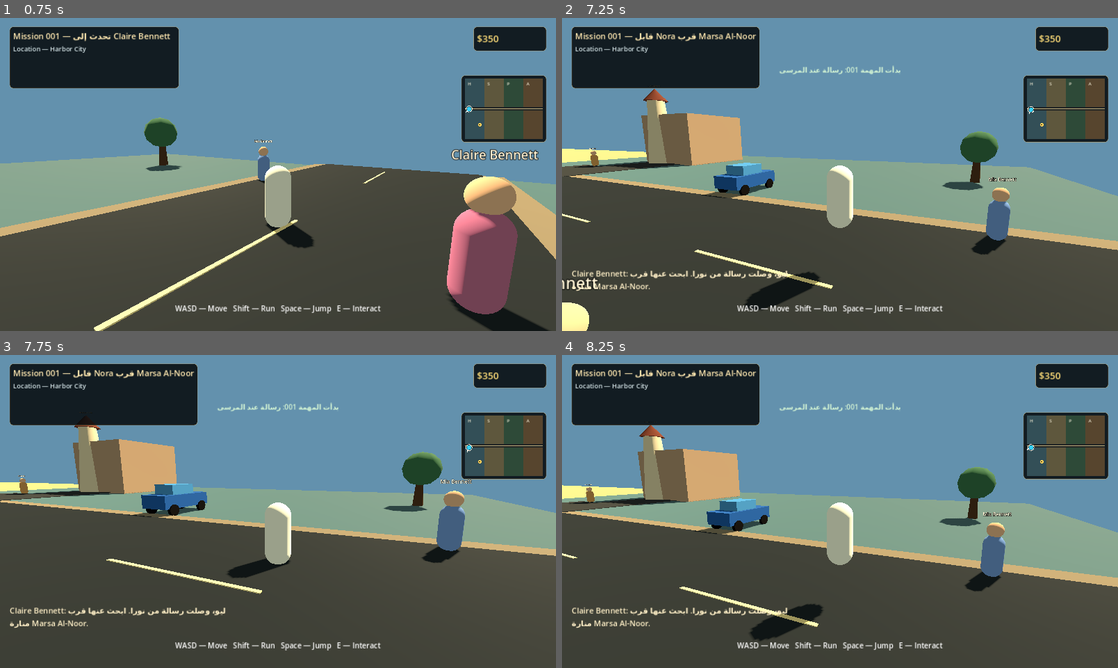
Above: before the commit, frames 1-4 (two rows, left to right).
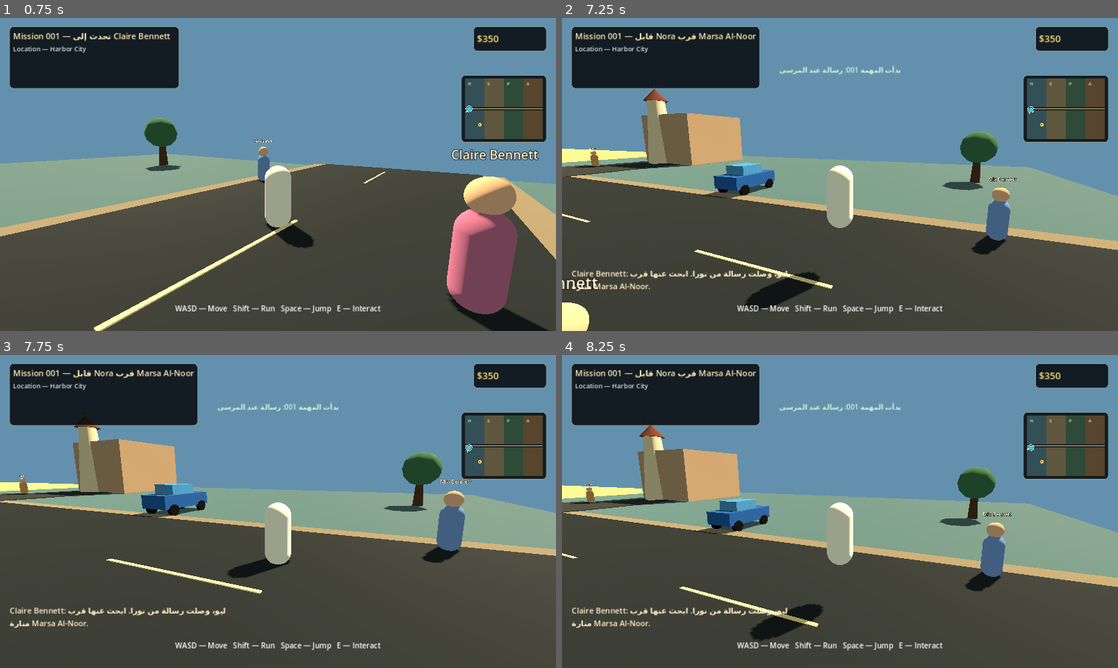
Above: after the commit, the same moments.

Repository: dzdfast-art/GTA-GHIBLI
Game: Godot game, scene res://scenes/main.tscn
Same seed, same stepped clock (60 frames per second), same inputs: the game is played once before the commit and once after it.
Inputs (mouse positions are in pixels of both pictures, inside the frame that each line leads up to):
- Up to frame 1 (0.75 s): tap Enter at 0.5 s; move the mouse to (400, 158) at 0.52 s; hold D (move_right) from 0.53 s (still down); hold E (interact) from 0.53 s (still down); click (400, 158) at 0.67 s
- Up to frame 2 (7.25 s): tap Space (jump) at 0.77, 2, 3.77, 5, 6.77 s; release D (move_right) at 1.25 s; release E (interact) at 1.25 s; drag from (728, 190) to (812, 237) at 1.27 s; move the mouse to (895, 105) at 2.02 s; hold D (move_right) 2.03-2.75 s; hold E (interact) 2.03-2.75 s; drag from (812, 237) to (673, 127) at 2.77 s; tap Enter at 3.5, 6.5 s; move the mouse to (1006, 221) at 3.52 s; hold A (move_left) 3.53-4.25 s; hold E (interact) 3.53-4.25 s; drag from (673, 127) to (756, 96) at 4.27 s; move the mouse to (867, 174) at 5.02 s; hold S (move_back) 5.03-5.75 s; hold E (interact) 5.03-5.75 s; click (867, 174) at 5.17 s; drag from (756, 96) to (728, 190) at 5.77 s; move the mouse to (962, 158) at 6.52 s; hold W (move_forward) from 6.53 s (still down); hold E (interact) from 6.53 s (still down)
- Up to frame 3 (7.75 s): release W (move_forward) at 7.25 s; release E (interact) at 7.25 s; drag from (166, 527) to (250, 574) at 7.27 s
- Up to frame 4 (8.25 s): tap Space (jump) at 8 s; move the mouse to (895, 442) at 8.02 s; hold S (move_back) from 8.03 s (still down); hold E (interact) from 8.03 s (still down)

Frame 1 is identical in both runs. In frame 2, less than 0.1% of the frame differs, in the area x 0-21%, y 46-51%; in frame 3, less than 0.1%; in frame 4, less than 0.1%, in the area x 0-20%, y 45-51%.

Commit message:
Align access-road surfaces with the starter road

Diff:
--- a/web-edition/scripts/world/world_builder.gd
+++ b/web-edition/scripts/world/world_builder.gd
@@ -135,9 +135,9 @@
 		var access_road := MeshInstance3D.new()
 		access_road.name = "AccessRoad_" + str(point["id"])
 		var road_mesh := BoxMesh.new()
-		road_mesh.size = Vector3(5.0, 0.055, absf(point_position.z))
+		road_mesh.size = Vector3(5.0, 0.08, absf(point_position.z))
 		access_road.mesh = road_mesh
-		access_road.position = Vector3(point_position.x, 0.08, point_position.z * 0.5)
+		access_road.position = Vector3(point_position.x, 0.055, point_position.z * 0.5)
 		access_road.material_override = material
 		add_child(access_road)
 
